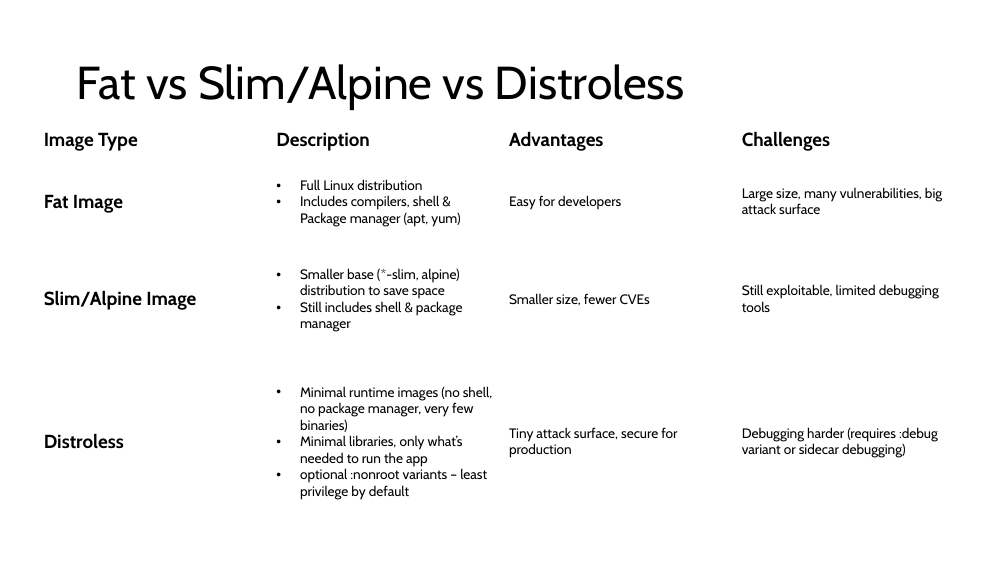
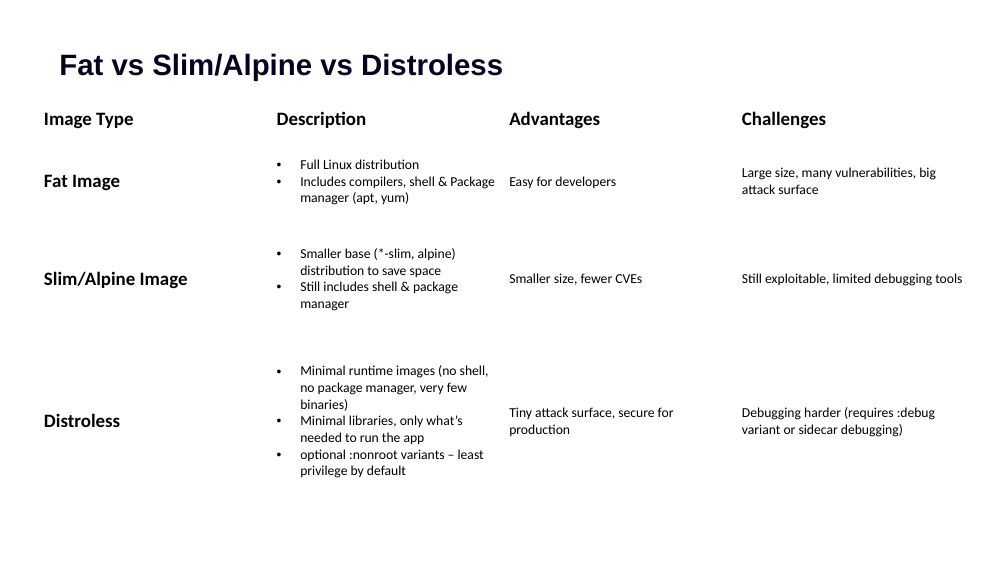
Before and after one commit to bharatnanda/from-fat-to-fearless-distroless-way, a slide deck: slide 5 of From Fat to Fearless.pptx. Drawn at 1008x567 pixels with LibreOffice and Linux fonts; fonts in the diff are those of the drawing. Boxes give left, top, right and bottom in pixels: in the first picture for what was removed or moved away, otherwise in the second. Text is boxed around its words. In the diff, an @@ line names an element or a change of style, - is before the commit and + after.

```diff
--- a/From Fat to Fearless.pptx
+++ b/From Fat to Fearless.pptx
@@ title "Fat vs Slim/Alpine vs Distroless": place and size @@
-title "Fat vs Slim/Alpine vs Distroless" at [77,64,685,110]
+title "Fat vs Slim/Alpine vs Distroless" at [59,53,503,81]
@@ title "Fat vs Slim/Alpine vs Distroless" at [59,53,503,81]: size 44 to 28 pt, font Cabin to Arial, text colour #000000 to #060320, bold on; line spacing 0.9 to 1; vertical alignment middle to top @@
@@ table at [39,104,970,514] @@
@@ font Cabin to Calibri @@
@@ table: place and size @@
-table at [39,126,970,535]
+table at [39,104,970,514]
```
Also in this commit, not shown: 16 other slides changed, 3 slides added, 4 slides removed.
